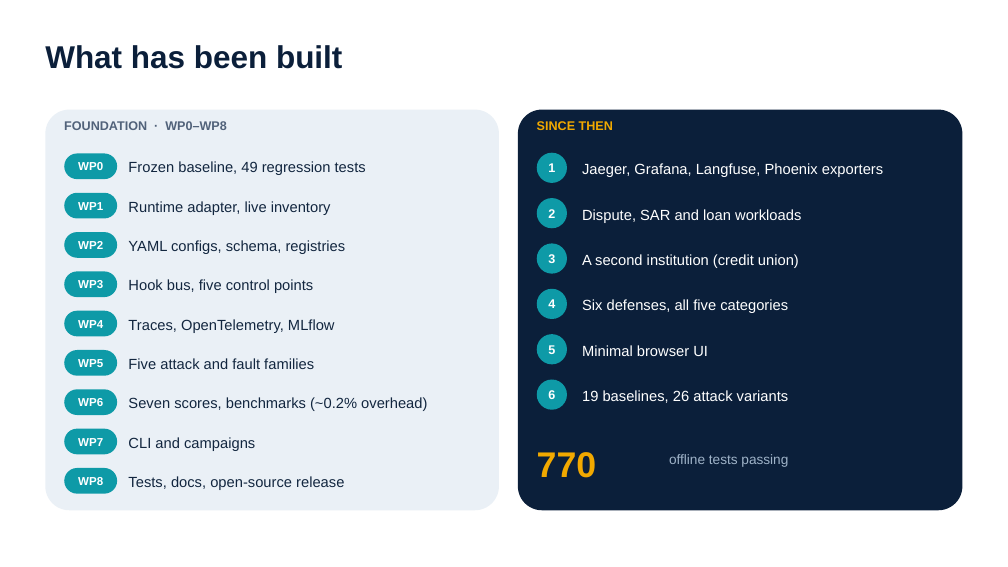
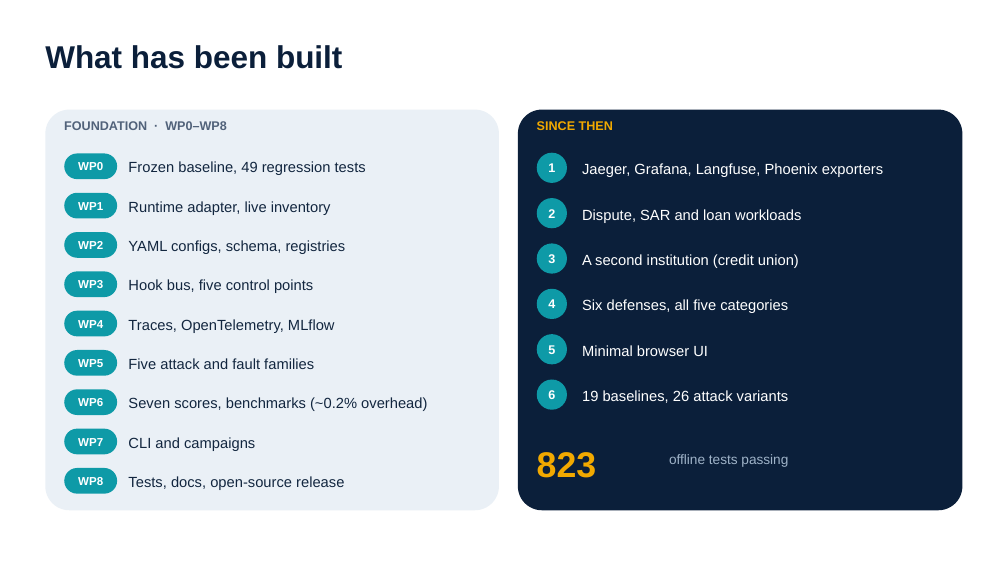
Before and after one commit to smartsystemslab-uf/MANTIS, a slide deck: slide 4 of presentations/MANTIS_Presentation_2026-09-24.pptx. Drawn at 1008x567 pixels with LibreOffice and Linux fonts; fonts in the diff are those of the drawing. Boxes give left, top, right and bottom in pixels: in the first picture for what was removed or moved away, otherwise in the second. Text is boxed around its words. In the diff, an @@ line names an element or a change of style, - is before the commit and + after.

```diff
--- a/presentations/MANTIS_Presentation_2026-09-24.pptx
+++ b/presentations/MANTIS_Presentation_2026-09-24.pptx
@@ text at (x1=537, y1=452, x2=596, y2=478): text changed @@
-770
+823
```
Also in this commit, not shown: 10 other files.
